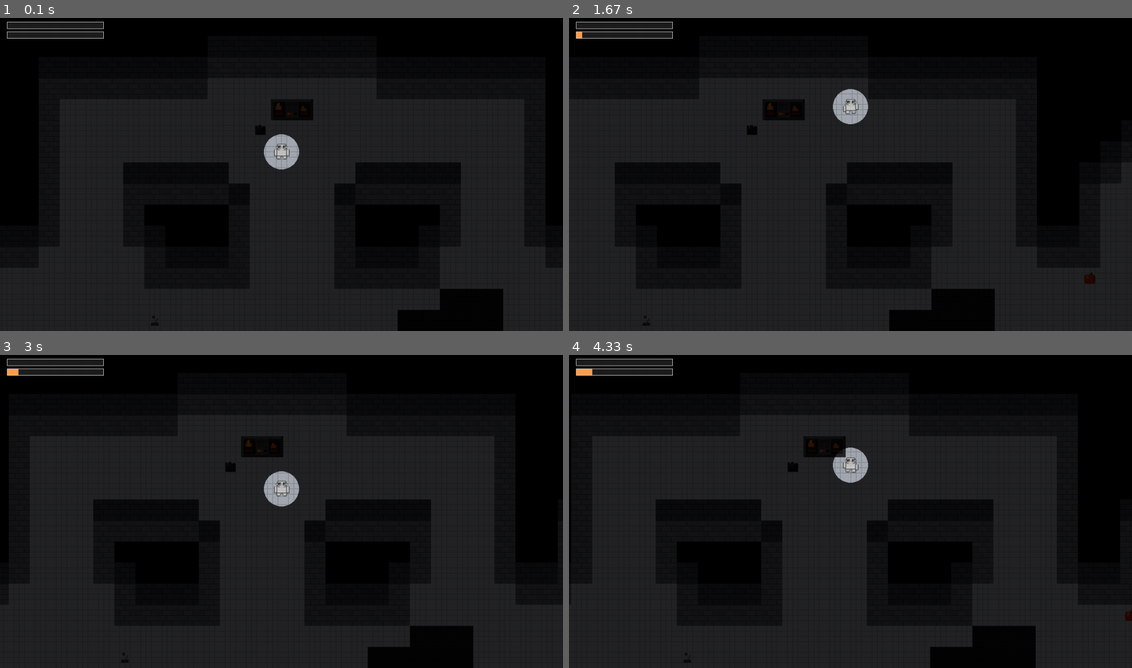
Above: before the commit, frames 1-4 (two rows, left to right).
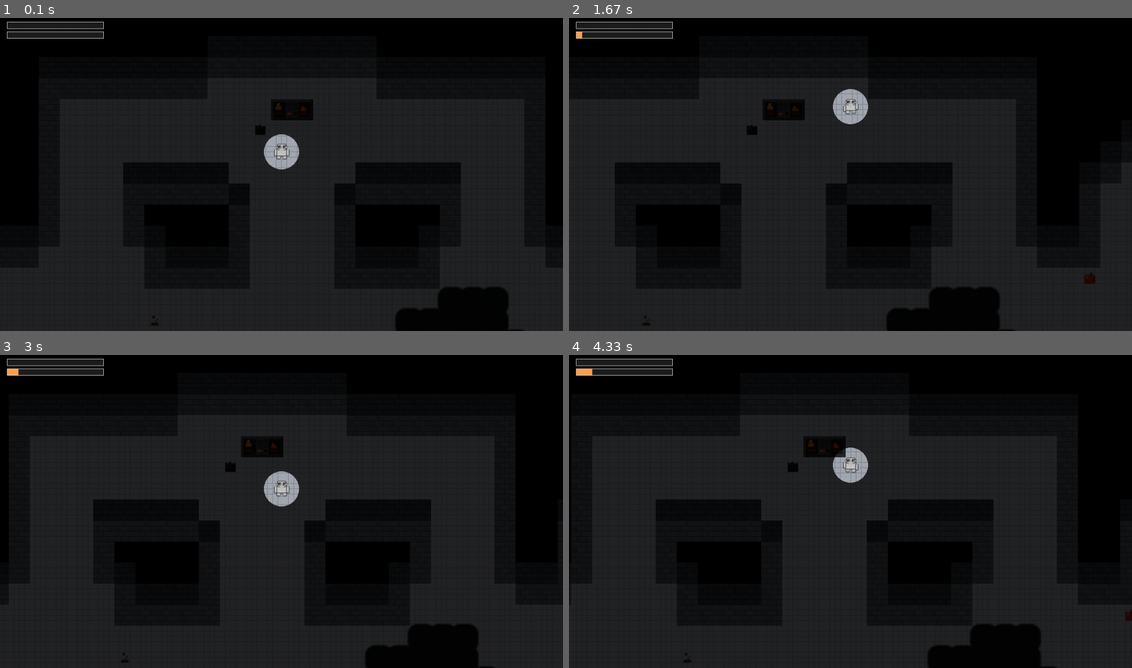
Above: after the commit, the same moments.

Repository: sser1to/pygame_project
Game: pygame game, started from main.py
Two runs of this game, one before a commit and one after it. Both use one fixed random seed, a clock stepped at 60 frames per second and the inputs below.
Inputs:
- Up to frame 1 (0.1 s): no input
- Up to frame 2 (1.67 s): hold D 0.33-0.8 s; hold W 0.83-1.3 s; hold D from 1.33 s (still down)
- Up to frame 3 (3 s): release D at 1.8 s; hold A 1.83-2.37 s; hold S 2.4-2.87 s; hold A from 2.9 s (still down)
- Up to frame 4 (4.33 s): release A at 3.37 s; hold W 3.4-3.87 s; hold D from 3.9 s (still down)

The runs differ from the first frame. In frame 1, 0.2% of the frame differs, in the area x 70-93%, y 86-100%; in frame 2, 0.2%, in the area x 56-79%, y 86-100%; in frame 3, 0.2%; in frame 4, 0.2%.

Commit message:
add json for levels and create monster

Diff:
--- /dev/null
+++ b/levels.json
@@ -0,0 +1,128 @@
+[
+  {
+    "level": 1,
+    "monster_abilities": {
+      "smell": true,
+      "hearing": false,
+      "vision": false,
+      "cloning": 0
+    },
+    "debuffs": {
+      "freezing": false,
+      "hunger": false,
+      "darkness_amount": 0
+    },
+    "objectives": {
+      "coal": 3,
+      "levers": 0
+    }
+  },
+  {
+    "level": 2,
+    "monster_abilities": {
+      "smell": true,
+      "hearing": false,
+      "vision": true,
+      "cloning": 0
+    },
+    "debuffs": {
+      "freezing": false,
+      "hunger": false,
+      "darkness_amount": 0
+    },
+    "objectives": {
+      "coal": 4,
+      "levers": 0
+    }
+  },
+  {
+    "level": 3,
+    "monster_abilities": {
+      "smell": true,
+      "hearing": false,
+      "vision": true,
+      "cloning": 0
+    },
+    "debuffs": {
+      "freezing": true,
+      "hunger": false,
+      "darkness_amount": 1
+    },
+    "objectives": {
+      "coal": 5,
+      "levers": 2
+    }
+  },
+  {
+    "level": 4,
+    "monster_abilities": {
+      "smell": true,
+      "hearing": true,
+      "vision": true,
+      "cloning": 0
+    },
+    "debuffs": {
+      "freezing": true,
+      "hunger": false,
+      "darkness_amount": 1
+    },
+    "objectives": {
+      "coal": 5,
+      "levers": 3
+    }
+  },
+  {
+    "level": 5,
+    "monster_abilities": {
+      "smell": true,
+      "hearing": true,
+      "vision": true,
+      "cloning": 1
+    },
+    "debuffs": {
+      "freezing": true,
+      "hunger": false,
+      "darkness_amount": 1
+    },
+    "objectives": {
+      "coal": 6,
+      "levers": 3
+    }
+  },
+  {
+    "level": 6,
+    "monster_abilities": {
+      "smell": true,
+      "hearing": true,
+      "vision": true,
+      "cloning": 1
+    },
+    "debuffs": {
+      "freezing": true,
+      "hunger": true,
+      "darkness_amount": 1
+    },
+    "objectives": {
+      "coal": 7,
+      "levers": 3
+    }
+  },
+  {
+    "level": 7,
+    "monster_abilities": {
+      "smell": true,
+      "hearing": true,
+      "vision": true,
+      "cloning": 2
+    },
+    "debuffs": {
+      "freezing": true,
+      "hunger": true,
+      "darkness_amount": 1
+    },
+    "objectives": {
+      "coal": 0,
+      "levers": 5
+    }
+  }
+]
--- a/main.py
+++ b/main.py
@@ -33,12 +33,34 @@
 DARK_BLOB_COUNT = 2
 DARK_BLOB_MIN_SIZE = 30
 CANDLE_LIGHT_RADIUS = 1
+SHADOW_BLUR_PASSES = 3
+SHADOW_CORNER_RADIUS = 14
+SHADOW_PAD = 8
 
 SPOTLIGHT_RADIUS = 1
 SPOTLIGHT_FEATHER = 40
 SPOTLIGHT_ALPHA = 210
 PLAYER_LIGHT_ALPHA = 40
 CANDLE_LIGHT_ALPHA = 0
+
+MONSTER_SMELL_INTERVAL = 5.0
+MONSTER_SMELL_RANGE_TILES = 10
+MONSTER_SMELL_SPEED = 260
+MONSTER_PASSIVE_SPEED = 120
+MONSTER_STOP_DISTANCE = 8
+MONSTER_HEAD_SCALE = 1.2
+MONSTER_ARM_UPPER_SCALE_X = 1.7
+MONSTER_ARM_UPPER_SCALE_Y = 0.35
+MONSTER_ARM_LOWER_SCALE_X = 1.5
+MONSTER_ARM_LOWER_SCALE_Y = 0.3
+MONSTER_SPAWN_SAFE_RADIUS = 8
+MONSTER_PATROL_COUNT = 14
+MONSTER_PATROL_SAMPLE_SIZE = 200
+MONSTER_GRAB_RADIUS_TILES = 4
+MONSTER_STEP_SPEED = 1.6
+MONSTER_GRAB_SWAY = 0.06
+MONSTER_ANCHOR_LERP = 0.08
+MONSTER_TINT = (70, 70, 70)
 
 FREEZE_ENABLED = True
 COLD_MAX = 100.0
@@ -157,6 +179,25 @@
             return surface
 
 
+def tint_surface(surface, tint):
+    tinted = surface.copy()
+    tinted.fill(tint, special_flags=pygame.BLEND_RGB_MULT)
+    return tinted
+
+
+def soften_alpha_mask(surface, passes):
+    for _ in range(passes):
+        surface = pygame.transform.smoothscale(
+            surface,
+            (
+                max(1, surface.get_width() // 2),
+                max(1, surface.get_height() // 2),
+            ),
+        )
+        surface = pygame.transform.smoothscale(surface, (SCREEN_WIDTH, SCREEN_HEIGHT))
+    return surface
+
+
 def is_solid(tile):
     return tile in SOLID_TILES
 
@@ -257,6 +298,181 @@
         screen.blit(self.images[self.anim_index], (self.rect.x - offset.x, self.rect.y - offset.y))
 
 
+class Monster:
+    def __init__(self, start_pos, assets, patrol_points):
+        self.pos = pygame.Vector2(start_pos)
+        self.head = assets["head"]
+        self.arm_upper = assets["arm_upper"]
+        self.arm_lower = assets["arm_lower"]
+        self.smell_timer = 0.0
+        self.target = None
+        self.patrol_points = [pygame.Vector2(p) for p in patrol_points]
+        self.patrol_index = 0
+        self.passive_target = None
+        self.moving = False
+        self.step_time = 0.0
+        self.left_anchor = None
+        self.right_anchor = None
+
+    def update(self, dt, player_pos, grid):
+        self.smell_timer += dt
+        if self.smell_timer >= MONSTER_SMELL_INTERVAL:
+            self.smell_timer = 0.0
+            distance = (pygame.Vector2(player_pos) - self.pos).length()
+            if distance <= MONSTER_SMELL_RANGE_TILES * TILE_SIZE:
+                self.target = pygame.Vector2(player_pos)
+                self.passive_target = None
+
+        if self.target is not None:
+            to_target = self.target - self.pos
+            if to_target.length_squared() <= MONSTER_STOP_DISTANCE * MONSTER_STOP_DISTANCE:
+                self.target = None
+                self.moving = False
+            else:
+                direction = to_target.normalize()
+                self.pos += direction * MONSTER_SMELL_SPEED * dt
+                self.moving = True
+        else:
+            self.moving = False
+
+        if self.target is None:
+            if self.passive_target is None:
+                self.passive_target = self.next_patrol_target()
+            if self.passive_target is not None:
+                to_target = self.passive_target - self.pos
+                if to_target.length_squared() <= MONSTER_STOP_DISTANCE * MONSTER_STOP_DISTANCE:
+                    self.passive_target = None
+                else:
+                    direction = to_target.normalize()
+                    self.pos += direction * MONSTER_PASSIVE_SPEED * dt
+                    self.moving = True
+
+        speed_factor = MONSTER_STEP_SPEED if self.moving else 1.0
+        self.step_time += dt * speed_factor
+        self.update_anchors(grid)
+
+    def next_patrol_target(self):
+        if not self.patrol_points:
+            return None
+        if self.patrol_index >= len(self.patrol_points):
+            self.patrol_index = 0
+        target = self.patrol_points[self.patrol_index]
+        self.patrol_index += 1
+        return target
+
+    def draw(self, screen, offset):
+        head_center = pygame.Vector2(self.pos.x - offset.x, self.pos.y - offset.y)
+        head_rect = self.head.get_rect(center=(head_center.x, head_center.y))
+
+        left_shoulder, right_shoulder = self.get_shoulders()
+        left_anchor = self.apply_grab_offset(left_shoulder, self.left_anchor, 0.0)
+        right_anchor = self.apply_grab_offset(right_shoulder, self.right_anchor, math.pi)
+
+        self.draw_arm(screen, offset, left_shoulder, left_anchor, 1.0, flip_lower=True)
+        self.draw_arm(screen, offset, right_shoulder, right_anchor, -1.0)
+        screen.blit(self.head, head_rect.topleft)
+
+    def get_shoulders(self):
+        shoulder_dx = self.head.get_width() * 0.35
+        shoulder_dy = self.head.get_height() * 0.1
+        left_shoulder = pygame.Vector2(self.pos.x - shoulder_dx, self.pos.y + shoulder_dy)
+        right_shoulder = pygame.Vector2(self.pos.x + shoulder_dx, self.pos.y + shoulder_dy)
+        return left_shoulder, right_shoulder
+
+    def update_anchors(self, grid):
+        if grid is None:
+            return
+        center_tile = (int(self.pos.x // TILE_SIZE), int(self.pos.y // TILE_SIZE))
+        wall_tiles = get_wall_tiles_near(grid, center_tile, MONSTER_GRAB_RADIUS_TILES)
+        left_shoulder, right_shoulder = self.get_shoulders()
+        floor_offset = TILE_SIZE * 0.9
+
+        if not wall_tiles:
+            desired_left = pygame.Vector2(left_shoulder.x, left_shoulder.y + floor_offset)
+            desired_right = pygame.Vector2(right_shoulder.x, right_shoulder.y + floor_offset)
+        else:
+            left_target, right_target = pick_arm_targets(wall_tiles, self.pos)
+            if left_target is None:
+                left_target = (left_shoulder.x, left_shoulder.y + floor_offset)
+            if right_target is None:
+                right_target = (right_shoulder.x, right_shoulder.y + floor_offset)
+            desired_left = pygame.Vector2(left_target)
+            desired_right = pygame.Vector2(right_target)
+
+        if self.left_anchor is None:
+            self.left_anchor = desired_left
+        else:
+            self.left_anchor = self.left_anchor.lerp(desired_left, MONSTER_ANCHOR_LERP)
+        if self.right_anchor is None:
+            self.right_anchor = desired_right
+        else:
+            self.right_anchor = self.right_anchor.lerp(desired_right, MONSTER_ANCHOR_LERP)
+
+    def apply_grab_offset(self, shoulder, target, phase):
+        if target is None:
+            return shoulder + pygame.Vector2(0, TILE_SIZE * 0.9)
+        target_vec = pygame.Vector2(target)
+        if not self.moving:
+            return target_vec
+        direction = target_vec - shoulder
+        if direction.length_squared() == 0:
+            return target_vec
+        direction = direction.normalize()
+        offset = math.sin(self.step_time + phase) * (TILE_SIZE * MONSTER_GRAB_SWAY)
+        return target_vec + direction * offset
+
+    def draw_arm(self, screen, offset, shoulder, target, bend_sign, flip_lower=False):
+        upper_len = self.arm_upper.get_width() * 0.9
+        lower_len = self.arm_lower.get_width() * 0.9
+        upper_angle, lower_angle, elbow = self.solve_arm_ik(
+            shoulder, target, upper_len, lower_len, bend_sign
+        )
+        shoulder_screen = pygame.Vector2(shoulder.x - offset.x, shoulder.y - offset.y)
+        self.blit_segment(screen, self.arm_upper, shoulder_screen, upper_angle)
+
+        elbow_screen = pygame.Vector2(elbow.x - offset.x, elbow.y - offset.y)
+        if flip_lower:
+            lower_angle += 180
+        self.blit_segment(screen, self.arm_lower, elbow_screen, lower_angle)
+
+    @staticmethod
+    def solve_arm_ik(shoulder, target, upper_len, lower_len, bend_sign):
+        dx = target.x - shoulder.x
+        dy = target.y - shoulder.y
+        dist = math.hypot(dx, dy)
+        if dist < 1e-3:
+            dist = 1e-3
+        max_reach = upper_len + lower_len - 1
+        min_reach = abs(upper_len - lower_len) + 1
+        dist = max(min_reach, min(dist, max_reach))
+
+        base_angle = math.atan2(dy, dx)
+        cos_angle = (upper_len * upper_len + dist * dist - lower_len * lower_len) / (2 * upper_len * dist)
+        cos_angle = max(-1.0, min(1.0, cos_angle))
+        offset_angle = math.acos(cos_angle)
+        upper_angle = base_angle + bend_sign * offset_angle
+
+        elbow = pygame.Vector2(
+            shoulder.x + math.cos(upper_angle) * upper_len,
+            shoulder.y + math.sin(upper_angle) * upper_len,
+        )
+        lower_angle = math.atan2(target.y - elbow.y, target.x - elbow.x)
+
+        return math.degrees(upper_angle), math.degrees(lower_angle), elbow
+
+    @staticmethod
+    def blit_segment(screen, image, pivot, angle_deg):
+        rotated = pygame.transform.rotate(image, -angle_deg)
+        pivot_offset = pygame.Vector2(0, image.get_height() / 2)
+        image_center = pygame.Vector2(image.get_width() / 2, image.get_height() / 2)
+        offset = pivot_offset - image_center
+        rotated_offset = offset.rotate(angle_deg)
+        rect = rotated.get_rect(
+            center=(pivot.x - rotated_offset.x, pivot.y - rotated_offset.y)
+        )
+        screen.blit(rotated, rect.topleft)
+
+
 class Item:
     def __init__(self, kind, tile, active=False):
         self.kind = kind
@@ -308,6 +524,90 @@
             break
         items.append(Item(kind, available.pop()))
     return items
+
+
+def tile_to_world_center(tile):
+    return (
+        tile[0] * TILE_SIZE + TILE_SIZE / 2,
+        tile[1] * TILE_SIZE + TILE_SIZE / 2,
+    )
+
+
+def build_patrol_points(grid, count, sample_size):
+    floor_tiles = collect_floor_tiles(grid)
+    if not floor_tiles:
+        return []
+
+    rng = random.Random()
+    points = [rng.choice(floor_tiles)]
+    while len(points) < min(count, len(floor_tiles)):
+        candidates = rng.sample(floor_tiles, min(sample_size, len(floor_tiles)))
+        best_tile = None
+        best_dist = -1
+        for cand in candidates:
+            dist = min(
+                (cand[0] - p[0]) ** 2 + (cand[1] - p[1]) ** 2
+                for p in points
+            )
+            if dist > best_dist:
+                best_dist = dist
+                best_tile = cand
+        points.append(best_tile)
+
+    return [tile_to_world_center(tile) for tile in points]
+
+
+def pick_monster_spawn(grid, player_tile):
+    floor_tiles = collect_floor_tiles(grid)
+    far_tiles = [
+        tile
+        for tile in floor_tiles
+        if abs(tile[0] - player_tile[0]) + abs(tile[1] - player_tile[1]) > MONSTER_SPAWN_SAFE_RADIUS
+    ]
+    if not far_tiles:
+        far_tiles = floor_tiles
+    return random.choice(far_tiles)
+
+
+def get_wall_tiles_near(grid, center_tile, radius):
+    rows = len(grid)
+    cols = len(grid[0])
+    tiles = []
+    for ty in range(max(0, center_tile[1] - radius), min(rows - 1, center_tile[1] + radius) + 1):
+        for tx in range(max(0, center_tile[0] - radius), min(cols - 1, center_tile[0] + radius) + 1):
+            if grid[ty][tx] in (TILE_WALL, TILE_WALL_TOP):
+                tiles.append((tx, ty))
+    return tiles
+
+
+def pick_arm_targets(wall_tiles, monster_pos):
+    if not wall_tiles:
+        return None, None
+
+    world_positions = [tile_to_world_center(tile) for tile in wall_tiles]
+
+    def distance_sq(pos):
+        return (pos[0] - monster_pos.x) ** 2 + (pos[1] - monster_pos.y) ** 2
+
+    left_candidates = [pos for pos in world_positions if pos[0] <= monster_pos.x]
+    right_candidates = [pos for pos in world_positions if pos[0] >= monster_pos.x]
+
+    left = min(left_candidates, key=distance_sq) if left_candidates else None
+    right = min(right_candidates, key=distance_sq) if right_candidates else None
+
+    if left is None:
+        left = min(world_positions, key=distance_sq)
+    if right is None:
+        right = min((pos for pos in world_positions if pos != left), key=distance_sq, default=left)
+    if left == right:
+        alternate = min(
+            (pos for pos in world_positions if pos != left),
+            key=distance_sq,
+            default=left,
+        )
+        right = alternate
+
+    return left, right
 
 
 def tile_in_bounds(grid, tile):
@@ -522,7 +822,18 @@
     for tx, ty in dark_tiles:
         world_x = tx * TILE_SIZE - offset.x
         world_y = ty * TILE_SIZE - offset.y
-        darkness.blit(overlay, (world_x, world_y))
+        rect = pygame.Rect(
+            world_x - SHADOW_PAD,
+            world_y - SHADOW_PAD,
+            TILE_SIZE + SHADOW_PAD * 2,
+            TILE_SIZE + SHADOW_PAD * 2,
+        )
+        pygame.draw.rect(
+            darkness,
+            (0, 0, 0, DARK_OVERLAY_ALPHA),
+            rect,
+            border_radius=SHADOW_CORNER_RADIUS + SHADOW_PAD,
+        )
 
     candle_radius = int((CANDLE_LIGHT_RADIUS + 0.5) * TILE_SIZE)
     for candle_center in candle_centers:
@@ -532,6 +843,7 @@
         )
         pygame.draw.circle(darkness, (0, 0, 0, 0), screen_pos, candle_radius)
 
+    darkness = soften_alpha_mask(darkness, SHADOW_BLUR_PASSES)
     screen.blit(darkness, (0, 0))
 
 
@@ -617,6 +929,36 @@
         load_svg_surface(TEXTURES_DIR / "player_walk.svg", (player_size, player_size)),
         load_svg_surface(TEXTURES_DIR / "player_walk2.svg", (player_size, player_size)),
     ]
+
+    monster_assets = {
+        "head": tint_surface(
+            load_svg_surface(
+                TEXTURES_DIR / "monster_head.svg",
+                (int(TILE_SIZE * MONSTER_HEAD_SCALE), int(TILE_SIZE * MONSTER_HEAD_SCALE)),
+            ),
+            MONSTER_TINT,
+        ),
+        "arm_upper": tint_surface(
+            load_svg_surface(
+                TEXTURES_DIR / "monster_arm_upper.svg",
+                (
+                    int(TILE_SIZE * MONSTER_ARM_UPPER_SCALE_X),
+                    int(TILE_SIZE * MONSTER_ARM_UPPER_SCALE_Y),
+                ),
+            ),
+            MONSTER_TINT,
+        ),
+        "arm_lower": tint_surface(
+            load_svg_surface(
+                TEXTURES_DIR / "monster_arm_lower.svg",
+                (
+                    int(TILE_SIZE * MONSTER_ARM_LOWER_SCALE_X),
+                    int(TILE_SIZE * MONSTER_ARM_LOWER_SCALE_Y),
+                ),
+            ),
+            MONSTER_TINT,
+        ),
+    }
 
     spawn_tile = find_spawn_tile(grid)
     dark_tiles = build_dark_tiles(grid, spawn_tile)
@@ -629,6 +971,13 @@
     start_x = spawn_tile[0] * TILE_SIZE + (TILE_SIZE - player_size) / 2
     start_y = spawn_tile[1] * TILE_SIZE + (TILE_SIZE - player_size) / 2
     player = Player((start_x, start_y), player_size, player_images)
+    monster_tile = pick_monster_spawn(grid, spawn_tile)
+    monster_pos = (
+        monster_tile[0] * TILE_SIZE + TILE_SIZE / 2,
+        monster_tile[1] * TILE_SIZE + TILE_SIZE / 2,
+    )
+    patrol_points = build_patrol_points(grid, MONSTER_PATROL_COUNT, MONSTER_PATROL_SAMPLE_SIZE)
+    monster = Monster(monster_pos, monster_assets, patrol_points)
 
     running = True
     while running:
@@ -652,6 +1001,7 @@
 
         if not dead:
             player.update(dt, grid, map_size_px)
+            monster.update(dt, player.rect.center, grid)
         camera = compute_camera(player.rect, map_size_px)
 
         player_tile = get_player_tile(player)
@@ -680,6 +1030,7 @@
         draw_carried_item(screen, player, item_assets, camera)
         draw_spotlight(screen, player, candle_centers, camera)
         draw_darkness(screen, dark_tiles, dark_overlay, candle_centers, camera)
+        monster.draw(screen, camera)
         draw_item_outlines(screen, items, item_assets, item_outlines, camera, player)
         if FREEZE_ENABLED:
             draw_cold_bar(screen, cold_value)
